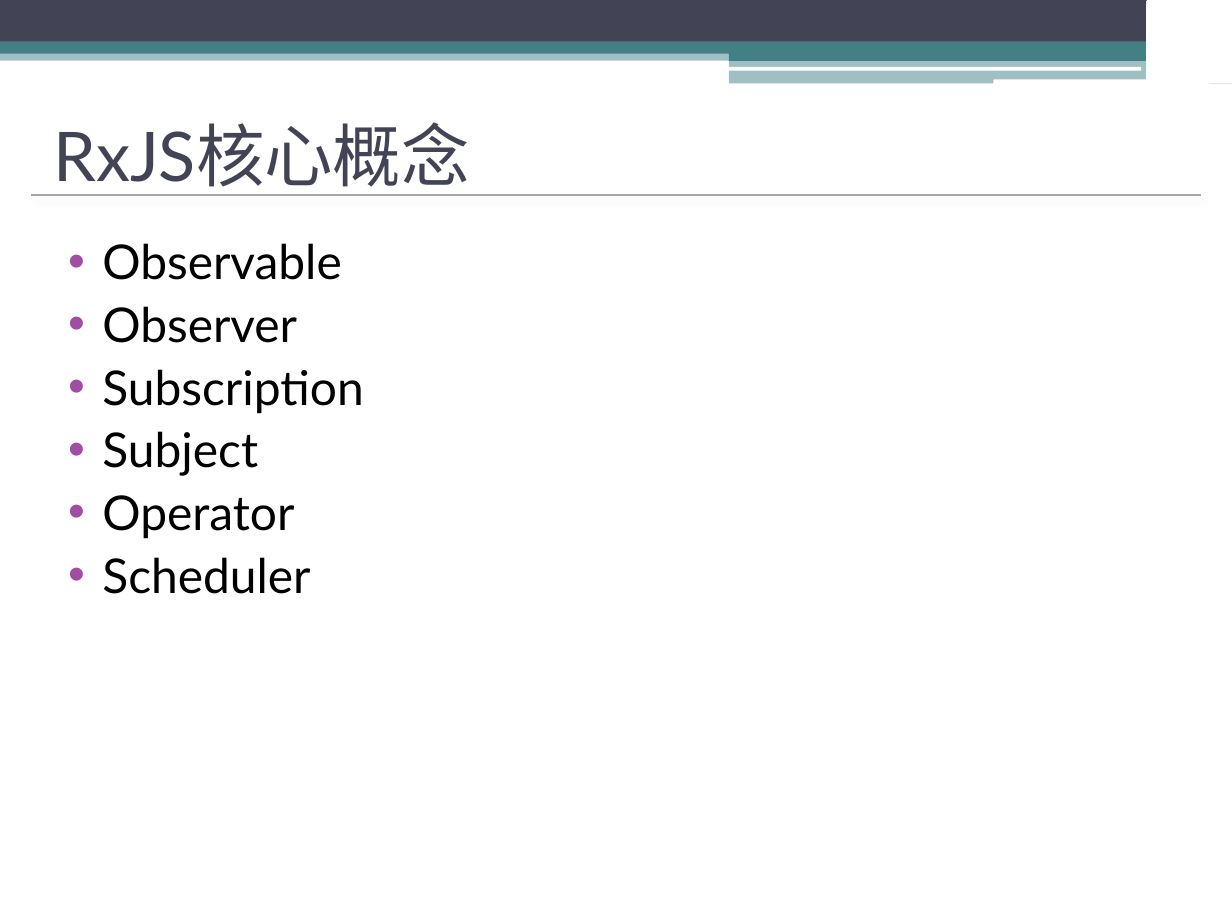
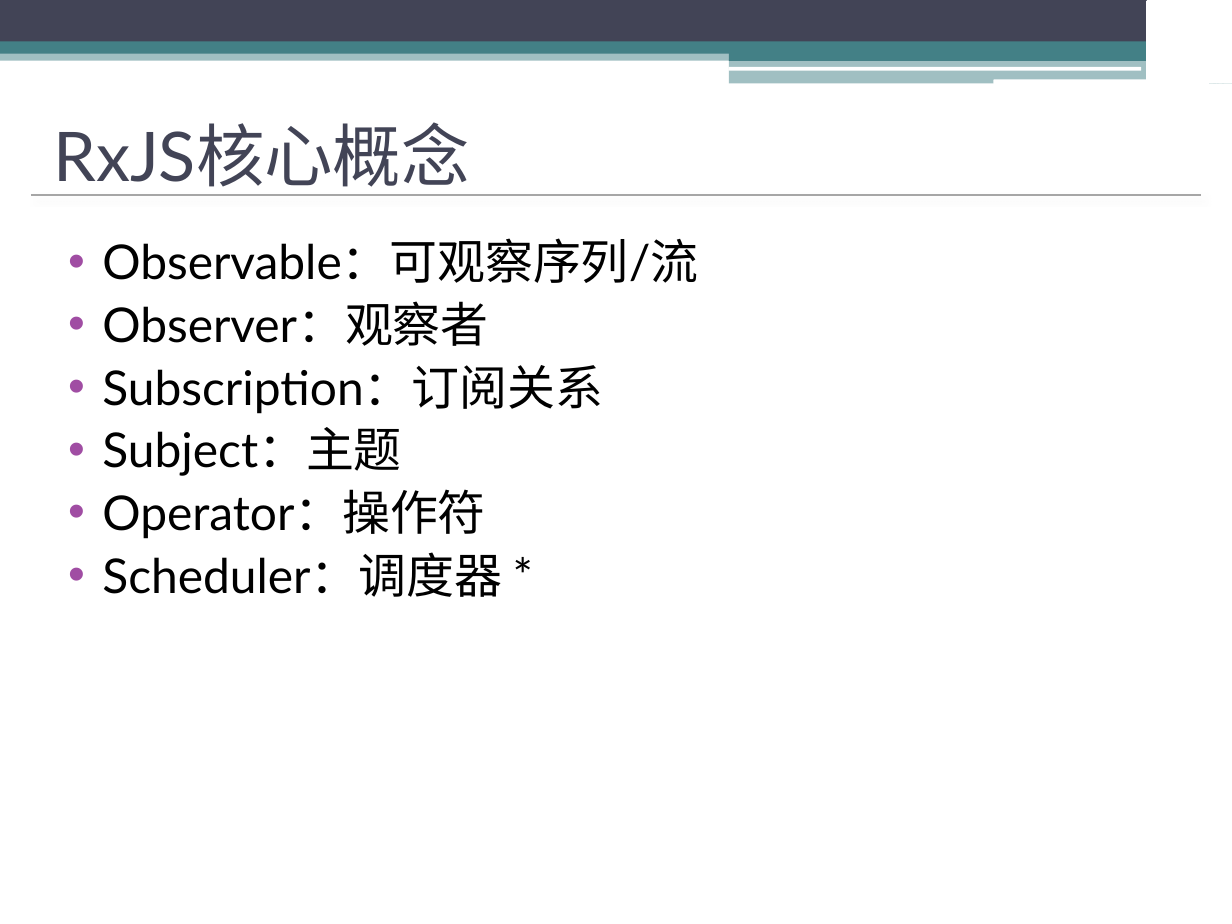
Before and after one commit to watermoonlx/rxjs_demo, a slide deck: slide 9 of Rxjs分享/New Microsoft PowerPoint Presentation.pptx. Drawn at 1232x924 pixels with LibreOffice and Linux fonts; fonts in the diff are those of the drawing; background and template pictures are left out. Boxes give left, top, right and bottom in pixels: in the first picture for what was removed or moved away, otherwise in the second. Text is boxed around its words. In the diff, an @@ line names an element or a change of style, - is before the commit and + after.

```diff
--- a/Rxjs分享/New Microsoft PowerPoint Presentation.pptx
+++ b/Rxjs分享/New Microsoft PowerPoint Presentation.pptx
@@ text at [102, 238, 698, 597]: text changed @@
-• Observable
-• Observer
-• Subscription
-• Subject
-• Operator
-• Scheduler
+• Observable：可观察序列/流
+• Observer：观察者
+• Subscription：订阅关系
+• Subject：主题
+• Operator：操作符
+• Scheduler：调度器 *
```
Also in this commit, not shown: 3 other slides changed, 5 slides added, 27 other files.
